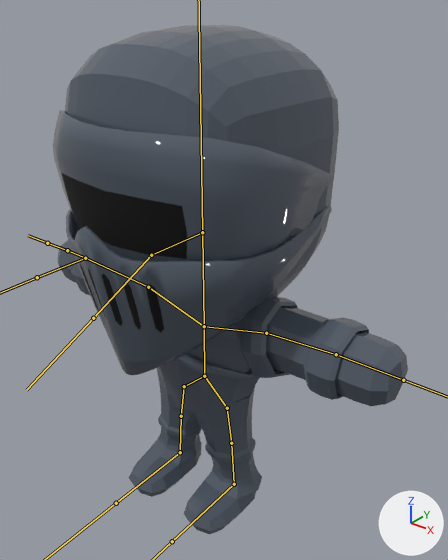
An edit to the FBX model Assets/FBX/Player/KnightDungeonCrawler.fbx, drawn before and after from the same camera.
Before and after are seen from a camera (50 mm lens) standing at (1.01, -1.171, 1.482) and looking at (0.056, 0.021, 0.743). The axes (+X, +Y, +Z) are drawn at lower right. The lights are the same throughout. The bones that bend it are drawn over the model as lines.

The first picture shows 'Armor', 'Body'.
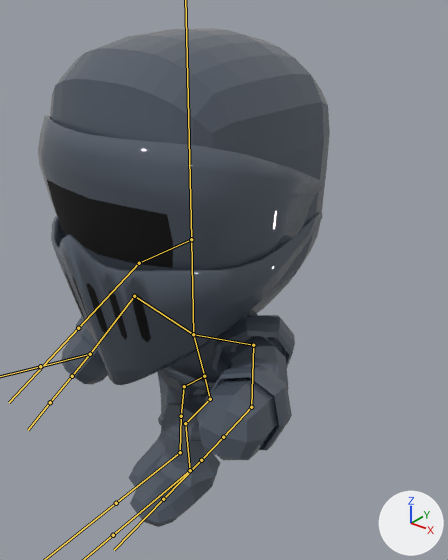
The newer file adds an action. The first version stands in its rest pose; the second is drawn at frame 16 of the action 'ClimbLoop'.

The change in detail:
Bone 'Bone' (bone_bone) turns from (0, 0, 0) to (15, 0, 0) degrees about its own x, y and z.
Bone 'Bone.001' (bone_bone_001) turns from (0, 0, 0) to (-15, 0, 0) degrees about its own x, y and z.
Bone 'Bone.006.L' (bone_bone_006_l) turns from (0, 0, 0) to (90, -34, -94) degrees about its own x, y and z.
Bone 'Bone.007.L' (bone_bone_007_l) turns from (0, 0, 0) to (29, -8, -17) degrees about its own x, y and z.
Bone 'Bone.006.R' (bone_bone_006_r) turns from (0, 0, 0) to (26, 16, 64) degrees about its own x, y and z.
Bone 'Bone.007.R' (bone_bone_007_r) turns from (0, 0, 0) to (29, 8, 17) degrees about its own x, y and z.
Bone 'Bone.009.L' (bone_bone_009_l) turns from (0, 0, 0) to (48, -48, -90) degrees about its own x, y and z.
Bone 'Bone.011.L' (bone_bone_011_l) turns from (0, 0, 0) to (4, 4, 90) degrees about its own x, y and z.

Changed parts and their boxes (x1, y1, x2, y2) in the pictures (448 x 560 px):
'Armor', posed (18% narrower)
    before: (53, 25, 408, 496)
    after: (38, 28, 330, 483)
'Body', posed
    before: (129, 435, 256, 534)
    after: (89, 333, 284, 527)
bone 'Bone', root to tip
    before: (204, 376) to (204, 326)
    after: (204, 376) to (193, 334)
bone 'Bone.001', root to tip
    before: (204, 326) to (202, 232)
    after: (193, 334) to (191, 239)
bone 'Bone.006.L', root to tip
    before: (266, 333) to (336, 354)
    after: (253, 345) to (251, 407)
bone 'Bone.007.L', root to tip
    before: (336, 354) to (403, 380)
    after: (251, 407) to (223, 437)
bone 'Bone.006.R', root to tip
    before: (148, 287) to (85, 258)
    after: (134, 296) to (90, 354)
bone 'Bone.007.R', root to tip
    before: (85, 258) to (67, 250)
    after: (90, 354) to (72, 376)
bone 'Bone.009.L', root to tip
    before: (204, 376) to (227, 408)
    after: (204, 376) to (210, 399)
bone 'Bone.011.L', root to tip
    before: (231, 443) to (234, 484)
    after: (185, 423) to (190, 470)
